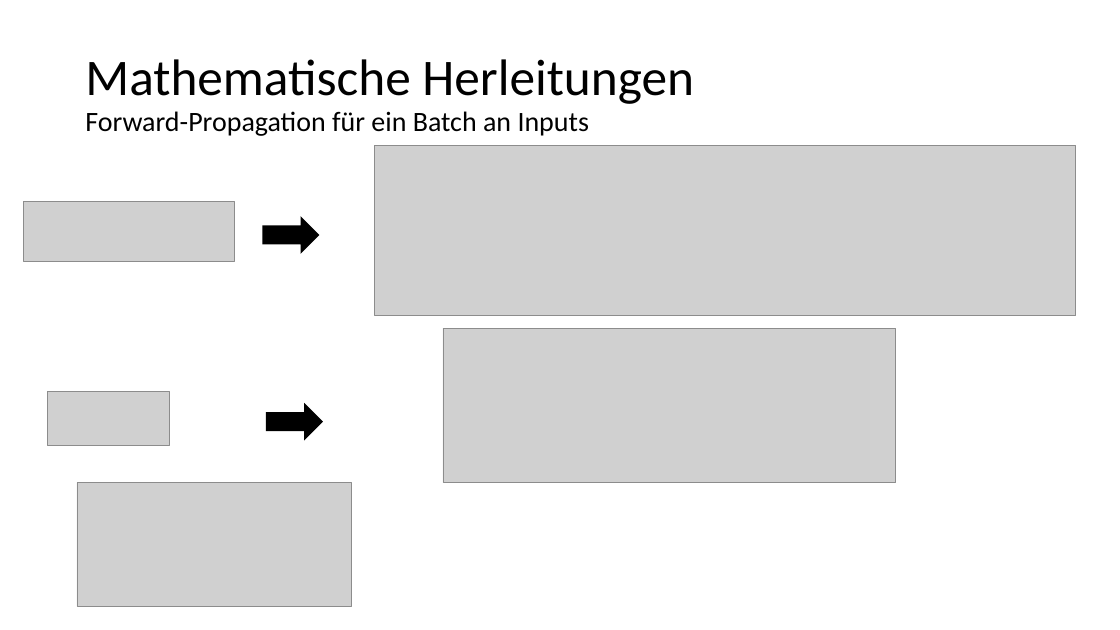
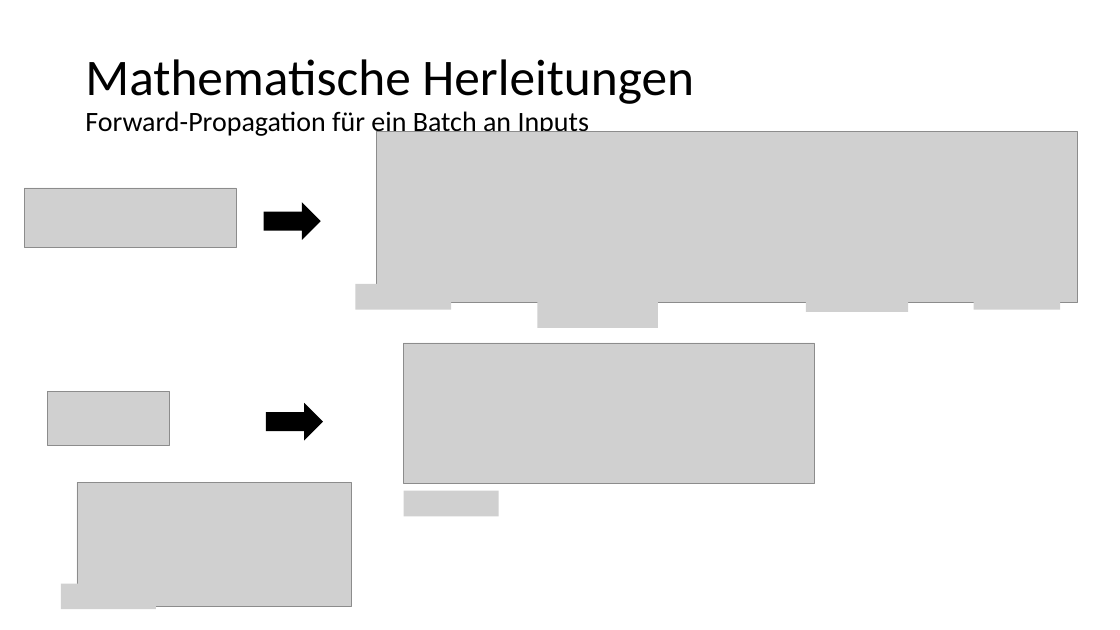
Before and after one commit to kevinsuedmersen/neural_networks_from_scratch, a slide deck: slide 6 of theory/result_presentation.pptx. Drawn at 1120x630 pixels with LibreOffice and Linux fonts; fonts in the diff are those of the drawing; grey boxes stand for pictures. Boxes give left, top, right and bottom in pixels: in the first picture for what was removed or moved away, otherwise in the second. Text is boxed around its words. In the diff, an @@ line names an element or a change of style, - is before the commit and + after.

Commit message:
Finished forward propagation part

```diff
--- a/theory/result_presentation.pptx
+++ b/theory/result_presentation.pptx
@@ 2 pictures, 1 right arrow: place and size @@
-2 pictures, 1 right arrow at (24, 145, 1076, 316)
+2 pictures, 1 right arrow at (24, 131, 1078, 302)
@@ picture added at (355, 284, 451, 310) @@
@@ picture added at (806, 287, 908, 313) @@
@@ picture added at (974, 284, 1060, 310) @@
@@ picture added at (538, 302, 658, 329) @@
@@ picture: place and size @@
-picture at (443, 329, 896, 483)
+picture at (403, 343, 814, 483)
@@ picture added at (404, 491, 499, 517) @@
@@ picture added at (61, 584, 156, 609) @@
```
Also in this commit, not shown: 3 other slides changed.
